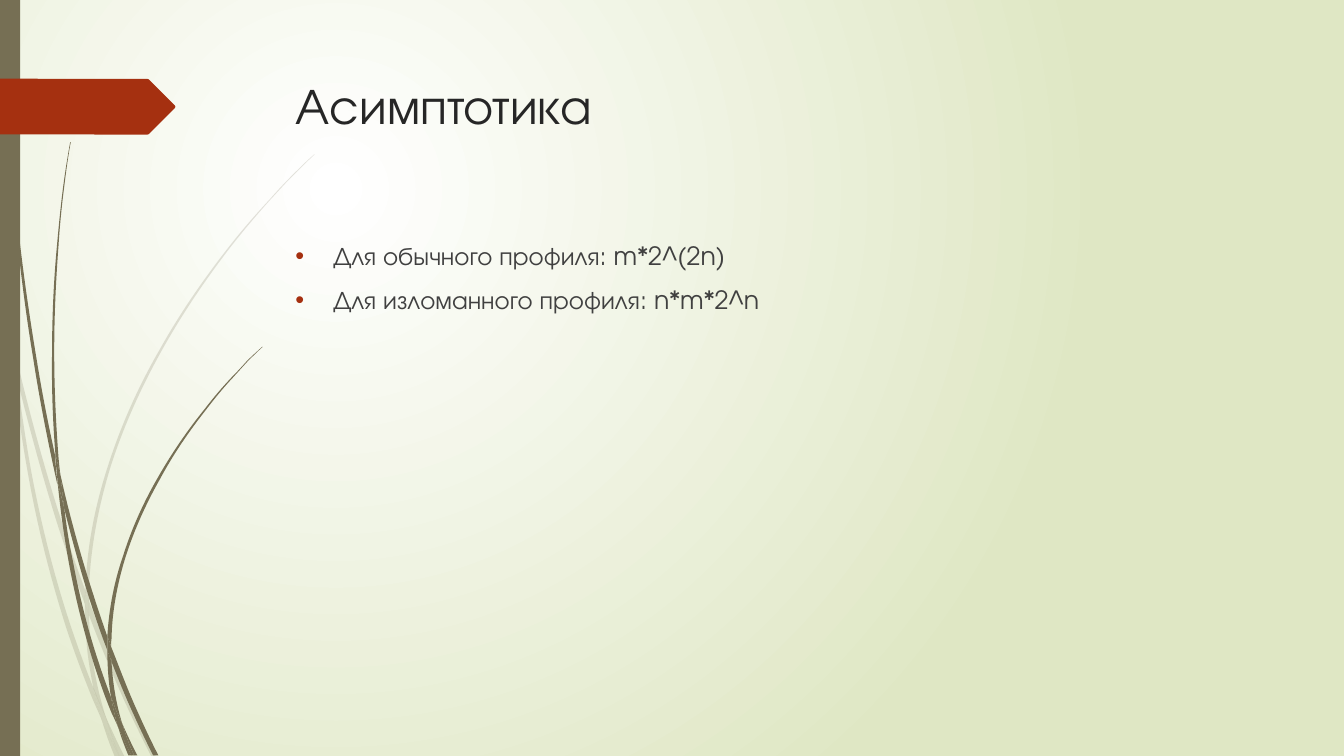
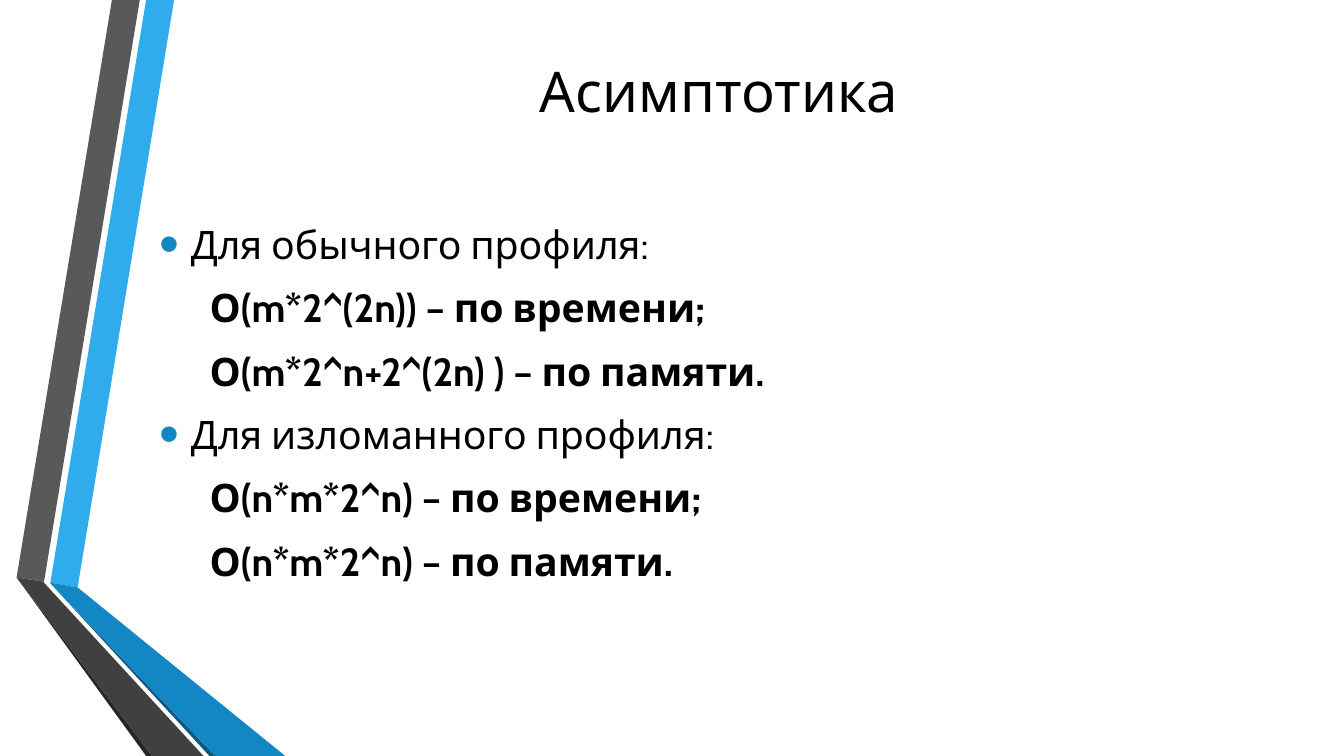
Before and after one commit to DmytroNazarenko/ProfileDynamic, a slide deck: slide 11 of Динамика по профилю.pptx (slide 7 before the commit). Drawn at 1344x756 pixels with LibreOffice and Linux fonts; fonts in the diff are those of the drawing; background and template pictures are left out. Boxes give left, top, right and bottom in pixels: in the first picture for what was removed or moved away, otherwise in the second. Text is boxed around its words. In the diff, an @@ line names an element or a change of style, - is before the commit and + after.

```diff
--- a/Динамика по профилю.pptx
+++ b/Динамика по профилю.pptx
@@ background gradient #FFFFFF to #DFE8C4 to picture (left out) @@
@@ rectangle removed at (x1=0, y1=0, x2=20, y2=756) @@
@@ freeform shape resized from (x1=51, y1=142, x2=71, y2=476) to (x1=16, y1=0, x2=139, y2=582) @@
@@ freeform shape at (x1=16, y1=0, x2=139, y2=582): fill #766F54 to #595959 @@
@@ freeform shape added at (x1=50, y1=0, x2=174, y2=588), fill #30ACEC @@
@@ title "Асимптотика" moved from (x1=296, y1=90, x2=592, y2=125) to (x1=540, y1=72, x2=898, y2=113) @@
@@ title "Асимптотика" at (x1=540, y1=72, x2=898, y2=113): size 36 to 40 pt, font TeX Gyre Adventor to Cabin, text colour #262626 to #000000; alignment left to centre; vertical alignment top to middle @@
@@ freeform shape removed at (x1=0, y1=79, x2=175, y2=134) @@
@@ text "Для обычного профиля:" at (x1=191, y1=229, x2=755, y2=582): vertical alignment top to middle @@
@@ text at (x1=191, y1=229, x2=755, y2=582): text changed; size 18 to 28 pt; font TeX Gyre Adventor to Cabin; text colour #404040 to #000000; bold on @@
-• Для обычного профиля: m*2^(2n)
-• Для изломанного профиля: n*m*2^n
+• Для обычного профиля:
+  О(m*2^(2n)) – по времени;
+  О(m*2^n+2^(2n) ) – по памяти.
+• Для изломанного профиля:
+  О(n*m*2^n) – по времени;
+  О(n*m*2^n) – по памяти.
@@ freeform shape resized from (x1=85, y1=604, x2=106, y2=717) to (x1=16, y1=578, x2=151, y2=756) @@
@@ freeform shape at (x1=16, y1=578, x2=151, y2=756): fill #766F54 at 20% opacity to #262626 @@
@@ freeform shape added at (x1=16, y1=578, x2=203, y2=756), fill #404040 @@
@@ freeform shape resized from (x1=89, y1=601, x2=156, y2=756) to (x1=50, y1=584, x2=216, y2=756) @@
@@ freeform shape at (x1=50, y1=584, x2=216, y2=756): fill #766F54 at 20% opacity to #0C5A82 @@
@@ freeform shape added at (x1=50, y1=583, x2=285, y2=756), fill #1287C3 @@
@@ group removed at (x1=0, y1=154, x2=315, y2=756): 8 freeform shapes @@
@@ group removed at (x1=3, y1=0, x2=262, y2=756): 11 freeform shapes @@
```
Also in this commit, not shown: 6 other slides changed, 6 slides added.
